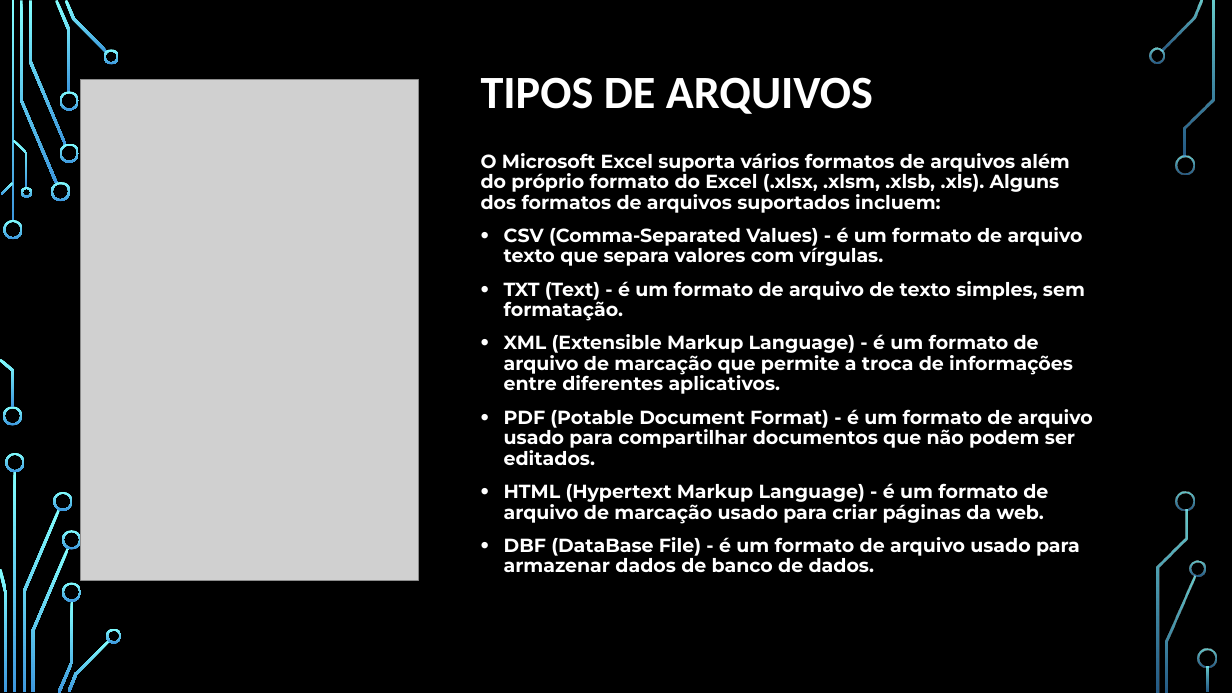
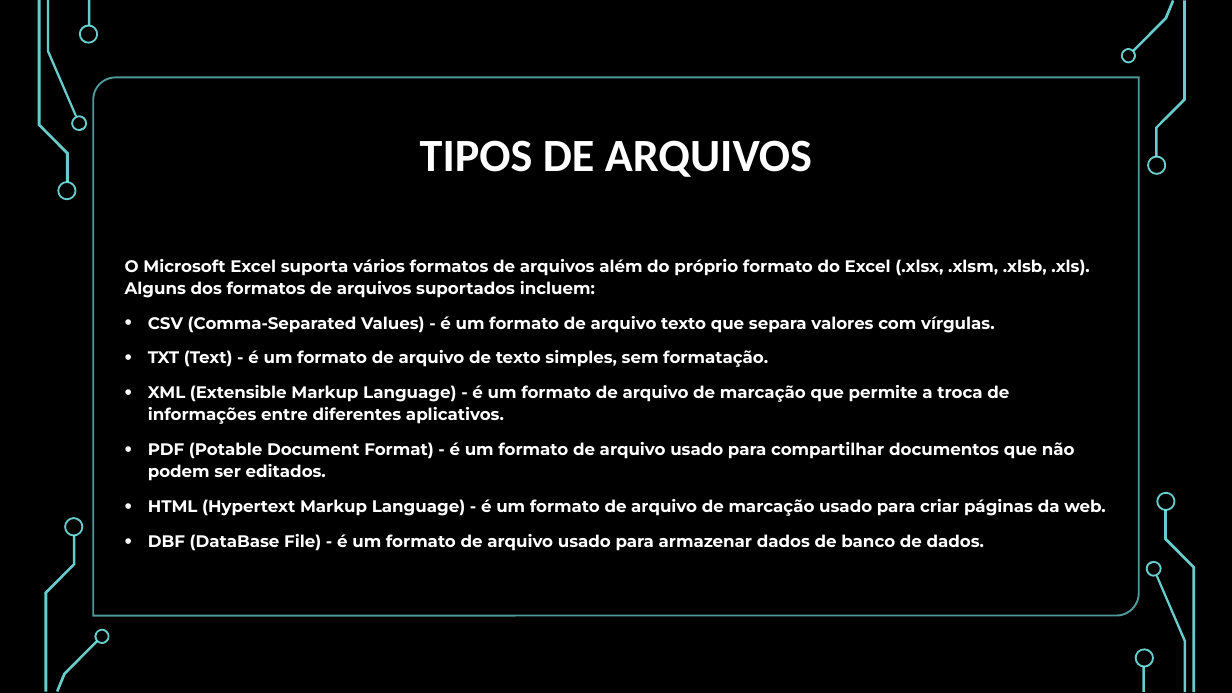
Before and after one commit to VitorKaviski/Curso_Kaviski_Excel_Basico_ao_Avancado, a slide deck: slide 9 of Curso Excel/Básico/Aula 1/Aula 1 - Excel/Curso Excel - Básico - Modelo Slides 1.pptx (slide 7 before the commit). Drawn at 1232x693 pixels with LibreOffice and Linux fonts; fonts in the diff are those of the drawing; grey boxes stand for pictures; background and template pictures are left out. Boxes give left, top, right and bottom in pixels: in the first picture for what was removed or moved away, otherwise in the second. Text is boxed around its words. In the diff, an @@ line names an element or a change of style, - is before the commit and + after.

```diff
--- a/Curso Excel/Básico/Aula 1/Aula 1 - Excel/Curso Excel - Básico - Modelo Slides 1.pptx
+++ b/Curso Excel/Básico/Aula 1/Aula 1 - Excel/Curso Excel - Básico - Modelo Slides 1.pptx
@@ rectangle added at [0,0,1232,693], fill #000000 @@
@@ group added at [38,0,1196,692]: 18 freeform shapes, 2 rectangles, 1 round diag rect @@
@@ picture removed at [81,79,419,580] @@
@@ title "TIPOS DE ARQUIVOS": place and size @@
-title "TIPOS DE ARQUIVOS" at [481,77,873,114]
+title "TIPOS DE ARQUIVOS" at [420,140,812,177]
@@ title "TIPOS DE ARQUIVOS" at [420,140,812,177]: alignment left to centre @@
@@ text "O Microsoft Excel suporta vários ...": place and size @@
-text "O Microsoft Excel suporta vários ..." at [481,153,1093,572]
+text "O Microsoft Excel suporta vários ..." at [125,259,1106,551]
@@ text "O Microsoft Excel suporta vários ..." at [125,259,1106,551]: size 14.8 to 13 pt; line spacing 0.9 to 1.1; vertical alignment top to middle @@
@@ group removed at [3,48,1217,691]: 19 freeform shapes @@
```
Also in this commit, not shown: 2 other slides changed, 26 other files.
